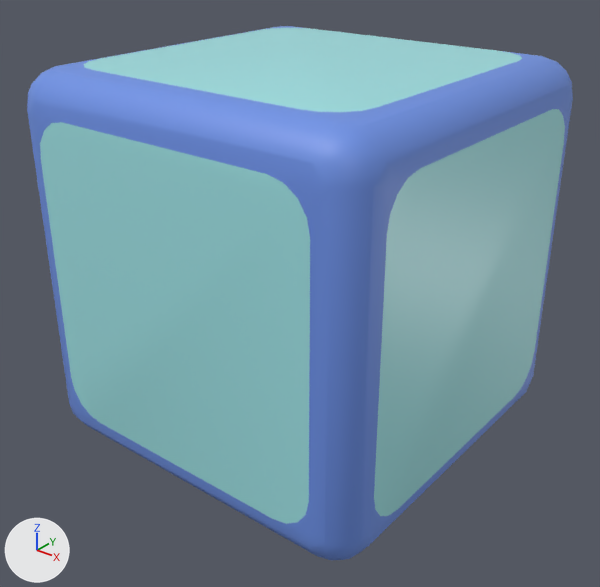
Before and after pictures for a commit that changed the Blender file FlufflParty/Assets/BlenderFiles/Dice.blend.
Camera for both pictures: a 50 mm lens placed at (0.978, -1.245, 0.673), pointed at (0.012, -0.037, -0.076). The axes (+X, +Y, +Z) are drawn at lower left. The lights are the same throughout.
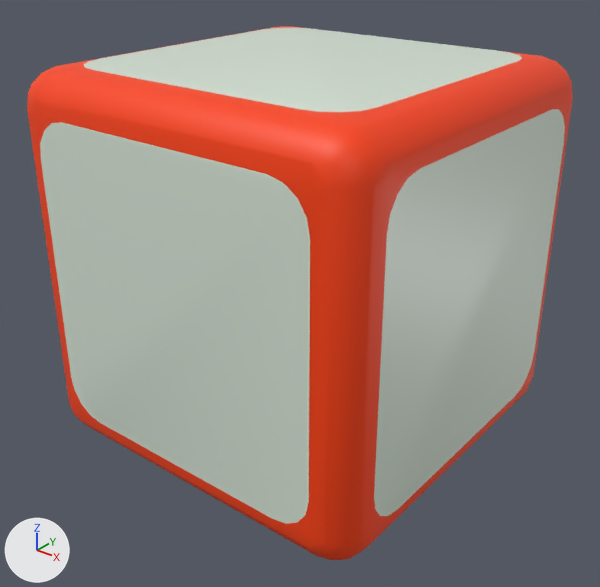
Location of each change, [x1, y1, x2, y2] in pixels of the pictures (600 x 587 px):
'Cube', recoloured: [27, 26, 573, 560] in both

What the commit changed:
Material 'Material' (mat_material) changes colour from cyan #a0e4e7 to white #dae7d9; in linear values from (0.352, 0.777, 0.8) to (0.702, 0.8, 0.696).
Material 'Material.001' (mat_material_001) changes colour from blue #6f93e7 to orange #ff4200; in linear values from (0.159, 0.293, 0.8) to (1.0, 0.0551, 0.0).
